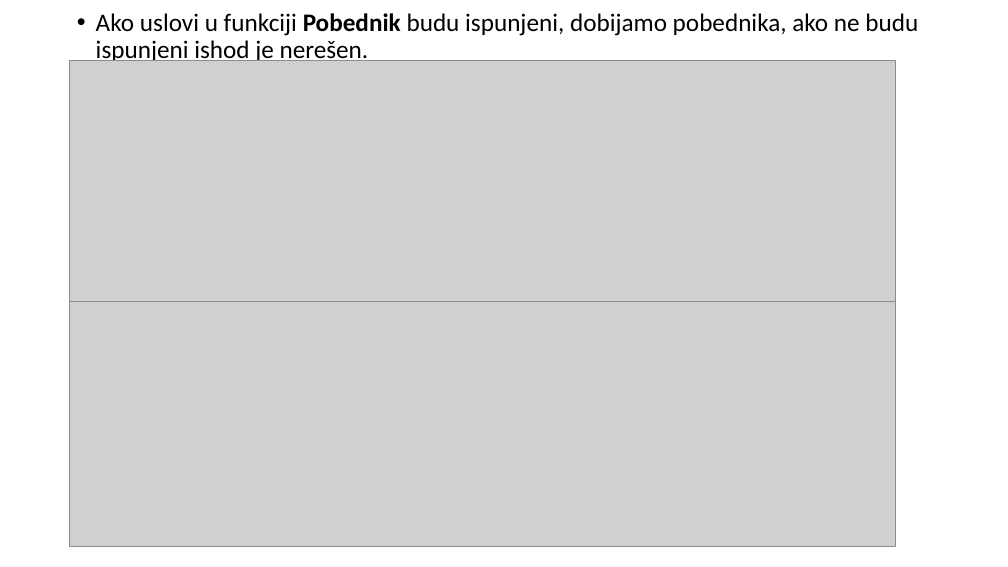
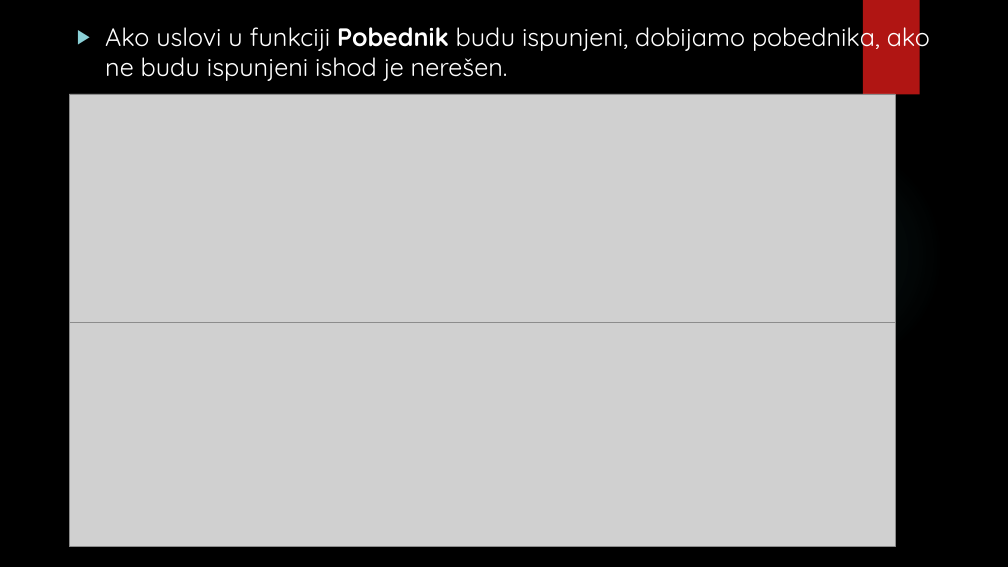
Before and after one commit to DjordjeA/X-O-game, a slide deck: slide 6 of Iks-Oks.pptx. Drawn at 1008x567 pixels with LibreOffice and Linux fonts; fonts in the diff are those of the drawing; grey boxes stand for pictures; background and template pictures are left out. Boxes give left, top, right and bottom in pixels: in the first picture for what was removed or moved away, otherwise in the second. Text is boxed around its words. In the diff, an @@ line names an element or a change of style, - is before the commit and + after.

```diff
--- a/Iks-Oks.pptx
+++ b/Iks-Oks.pptx
@@ background #FFFFFF to picture (left out) @@
@@ text "Ako uslovi u funkciji Pobednik ...": place and size @@
-text "Ako uslovi u funkciji Pobednik ..." at (96, 13, 918, 64)
+text "Ako uslovi u funkciji Pobednik ..." at (105, 20, 930, 81)
@@ text "Ako uslovi u funkciji Pobednik ..." at (105, 20, 930, 81): font Calibri to Quicksand, text colour #000000 to #FFFFFF; bullet • to ▶; line spacing 0.9 to 1 @@
@@ rectangle added at (863, 0, 920, 95), fill #B01513 @@
@@ picture: place and size @@
-picture at (70, 60, 896, 302)
+picture at (70, 94, 896, 322)
@@ ellipse added at (712, 138, 944, 371), fill gradient #50B9C1 @@
@@ picture: place and size @@
-picture at (70, 302, 896, 547)
+picture at (70, 322, 896, 547)
```
Also in this commit, not shown: 5 other slides changed.
